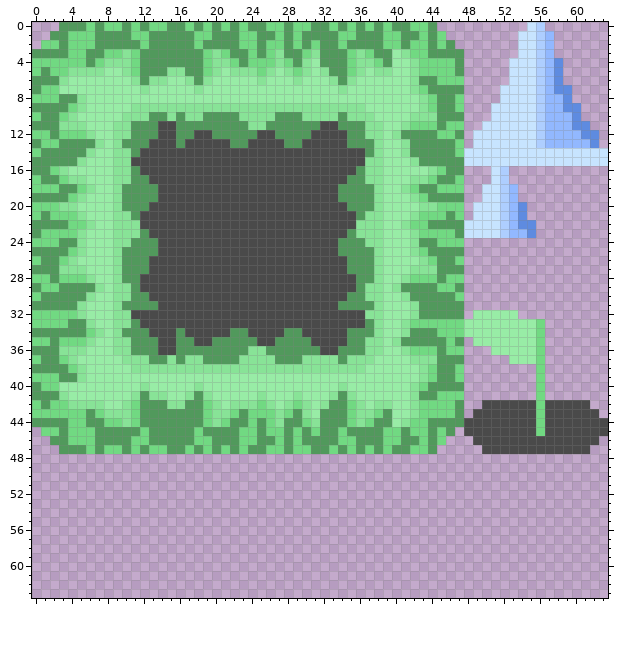
Two states of a pixel-art sprite, assets/tileset.png. The first picture shows the starting point.
The file is 64x64 pixels.
New version:
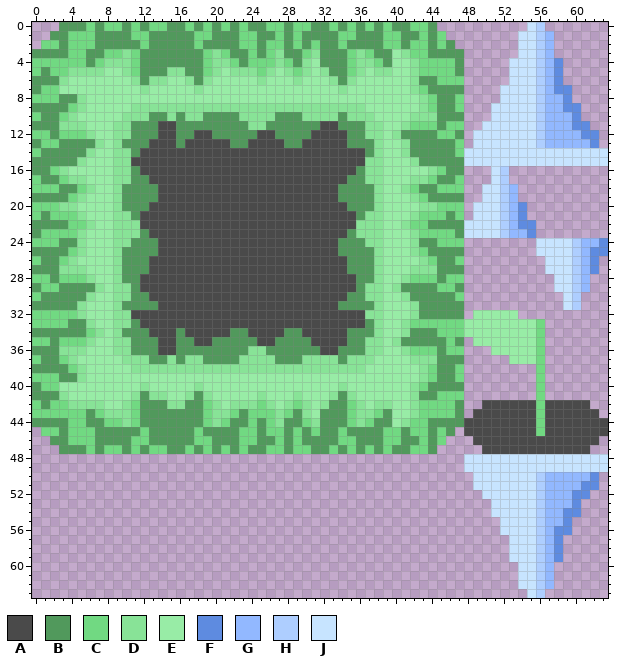
Palette (. is transparent): A #4a4a4a  B #51995c  C #71d982  D #88e397  E #98eca6  F #5e8be0  G #92b8ff  H #aeceff  J #c7e4ff
Author's note on the commit: cool new level + some fixes!
The exact change:
y 24: x 56..63 ........ -> JJJJHGGF
y 25: x 56..63 ........ -> JJJJHGFF
y 26..27: x 57..62 ...... -> JJJHGF
y 28..29: x 58..61 .... -> JJHG
y 30..31: x 59..60 .. -> JH
y 48..49: x 48..63 ................ -> JJJJJJJJJJJJJJJJ
y 50: x 49..62 .............. -> JJJJJJJHGGGGGF
y 51: x 49..62 .............. -> JJJJJJJHGGGGFF
y 52: x 50..61 ............ -> JJJJJJHGGGFF
y 53: x 51..60 .......... -> JJJJJHGGGF
y 54: x 51..60 .......... -> JJJJJHGGFF
y 55: x 52..59 ........ -> JJJJHGGF
y 56: x 52..59 ........ -> JJJJHGFF
y 57..59: x 53..58 ...... -> JJJHGF
y 60..62: x 54..57 .... -> JJHG
y 63: x 55..56 .. -> JH
Changed places in both pictures, as pixel boxes (x1, y1, x2, y2):
added: (536, 238, 608, 310)
added: (464, 454, 608, 598)
